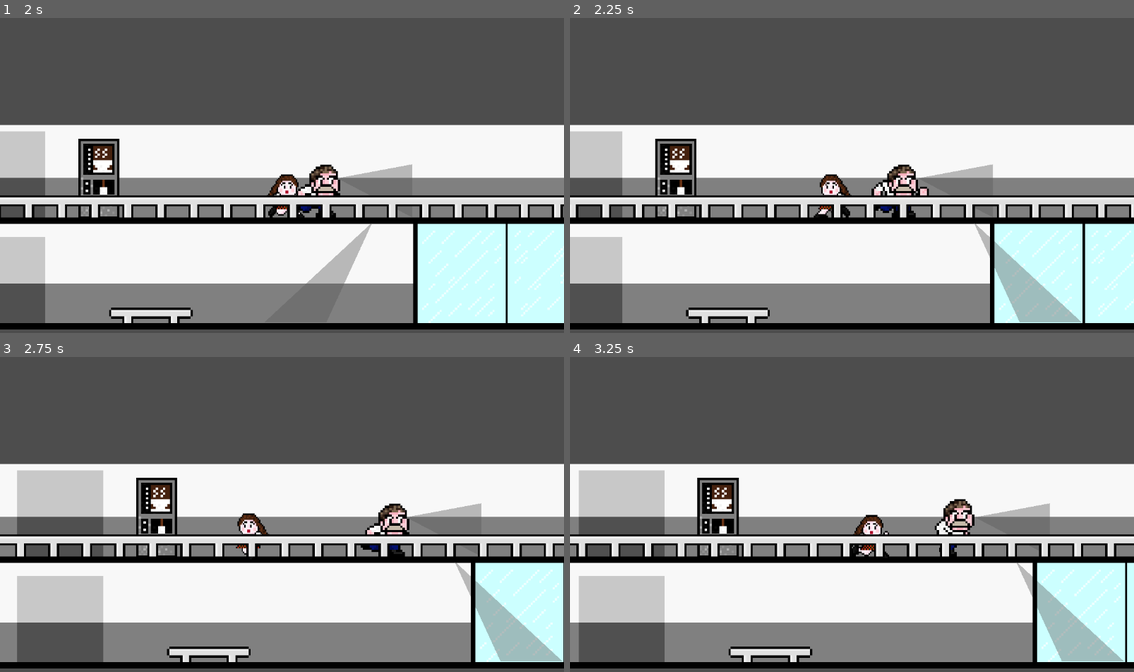
Above: before the commit, frames 1-4 (two rows, left to right).
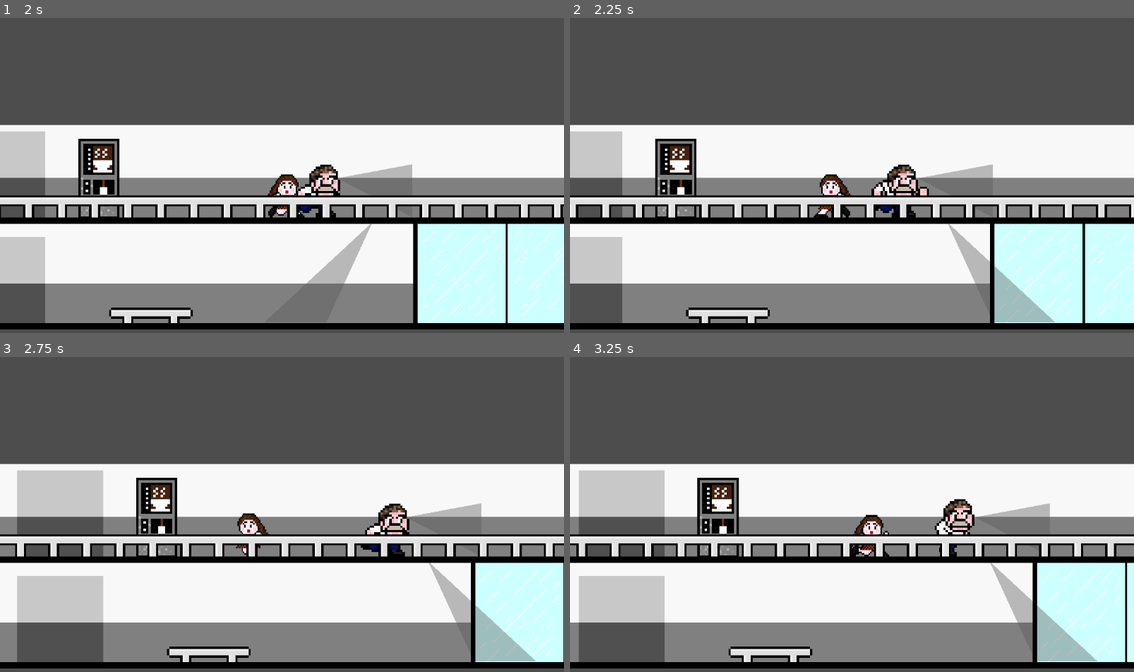
Above: after the commit, the same moments.

Repository: ema-12-martins/right_under_your_moustache
Game: Godot game, scene res://scenes/game.tscn
Two runs of this game, one before a commit and one after it. Both use one fixed random seed, a clock stepped at 60 frames per second and the inputs below.
Inputs:
- Up to frame 1 (2 s): tap Enter (ui_accept) at 0.5, 0.77, 1.52 s; hold W (Interact) 0.53-1.28 s; hold D (right) from 0.53 s (still down); tap W (Interact) at 1.35 s
- Up to frame 2 (2.25 s): release D (right) at 2.03 s; hold A (left) from 2.03 s (still down); hold W (Interact) from 2.03 s (still down)
- Up to frame 3 (2.75 s): keep holding A (left); keep holding W (Interact)
- Up to frame 4 (3.25 s): release A (left) at 2.78 s; release W (Interact) at 2.78 s; hold D (right) from 2.78 s (still down); tap W (Interact) at 2.85 s; tap Enter (ui_accept) at 3.02 s

Frame 1 is identical in both runs. In frame 2, 2.0% of the frame differs, in the area x 66-91%, y 65-97%; in frame 3, 2.0%, in the area x 75-100%, y 65-97%; in frame 4, 2.0%.

Commit message:
ja mexe no mesmo sitio

Diff:
--- a/right_under_your_moustache/scripts/camera.gd
+++ b/right_under_your_moustache/scripts/camera.gd
@@ -2,6 +2,8 @@
 
 @onready var area_2d: Area2D = $Area2D
 @onready var polygon_2d: Polygon2D = $Polygon2D
+
+var local_equal_inicial = true
 
 func _ready() -> void:
 	area_2d.body_entered.connect(_on_body_entered)
@@ -17,3 +19,12 @@
 func _on_flip_camera_timeout() -> void:
 	area_2d.scale.x *= -1
 	polygon_2d.scale.x *= -1
+
+	if local_equal_inicial == true:
+		local_equal_inicial = false
+		area_2d.position.x -= 180
+		polygon_2d.position.x -= 180
+	elif local_equal_inicial == false:
+		local_equal_inicial = true
+		area_2d.position.x += 180
+		polygon_2d.position.x += 180
